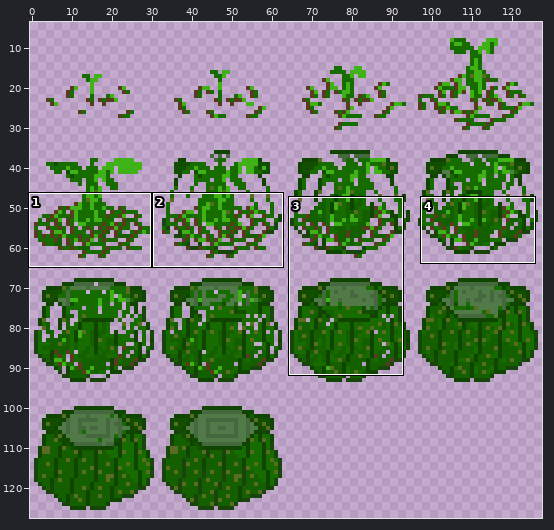
A sprite sheet gets an edit: Assets/Sprites/Towers/Vine Branch/Vine Crawler Construction SpriteSheet.png. Above: a wide view before the commit, with the close-up outlined.
Close-up. Earlier state:
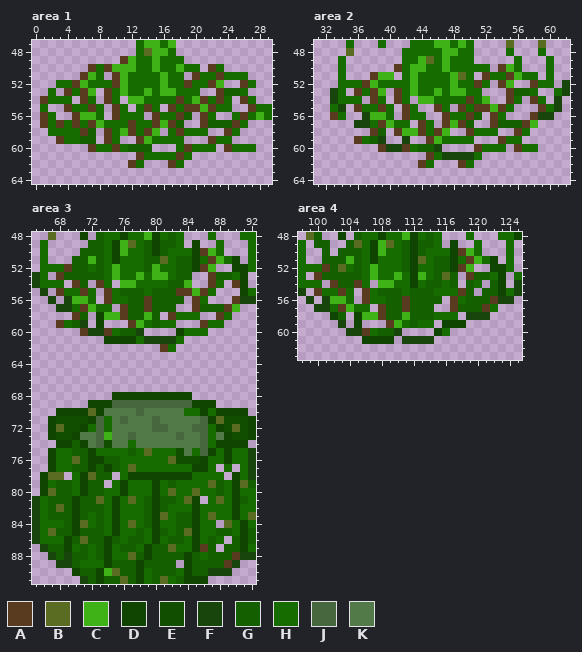
The file is 128x128 pixels. Colours within 5 levels of each other are drawn and written as one. Shown: area 1: x 0..29, y 47..64; area 2: x 31..62, y 47..64; area 3: x 65..92, y 48..91; area 4: x 98..125, y 48..63. The wide view leaves out empty margins. The commit also changed other parts of the picture, which this record leaves out.
Palette (. is transparent): A #593b20  B #596c22  C #3fb217  D #0f4500  E #114e00  F #17450b  G #145f00  H #176c00  J #46683e  K #527948
Pixels before, area 1, first column x 1:
47 ............HCCHC............
48 ............HBCCH............
49 ..........ACHHCHHH...........
50 ......AHACCCHHCHHCHH.AH......
51 .....ACH.ACHHHHCHH.AHHAHHH...
52 ..HHACHHHACHHHHCHHAHHAC..AH..
53 .H.AHAC.AHCHHCHCCHHH..AGGH...
54 AHHH.AH.AH.CCHHHHAHCAHAH.AH..
55 H..AHHAH.AH.HAH.AHAACAHH..AHH
56 AH..ACCH.AHHH.AHHAG.AH..HAHCH
57 AHAHAHACHHHAHHACAG..AGGGAH...
58 .HHHHAG.AHCAHAC.HAHHH..AH....
59 ..AHHGG.AH..ACHHHH...AHH.....
60 ......AHHAHGGG...HAHHH.AHHH..
61 ............AHHHHAH..........
62 ...........AH...AH...........
Pixels before, area 2, first column x 33:
47 ..H...H...HHHCCHCH....B...B...
48 ..B......HHHHHCCHH....H...H...
49 .H.......HHCBHCHHH.....H...H..
50 .H......AHCCHHCHHHHH.ACH...H..
51 .H...ACC.HCHHHHCBH.AHHACHH.H..
52 .HHHACHHHHCHHHHCHHAH.AC..AHH.F
53 FH.AHAC.AHCHHCHCCHH...AGGH..HF
54 FHHH.AH.AH.CCHHHHAHC..AH.AH.F.
55 HF.AHHAH.AH..AH.AHAACAH...AHF.
56 AH..FCCH.AHH..AHHAG.AH...AFF..
57 ...FFHACHH.AH.ACAG..AGGGAC....
58 .....AG.ACCAHAC..AHHH..AH.....
59 ...AHGF..F..ACHHHH...AHH......
60 ......AFFAHGGF....AHHH.AHH....
61 ............AHFFFFH...........
62 ...........AH...AH............
Pixels before, area 3, first column x 65:
48 ..B...D.GHHDHHCDHGH...H...HH
49 .H.....GGHDCBHGDGGH.D..H...H
50 .H....GGGHDCHHGDGHHHDACH...H
51 .H...GGCGHDHHHGGBHGGDHACHD.H
52 .HHHAGGHGHCHHHGCHHGGDAC..DDH
53 FH.AGGGGGHCHHCHCCHGG..AGGHD.
54 FHHH.AG.AH.CCHHHHGGC..AH.AD.
55 .F.AHHAH.AHGGGHGGGAACAH...DH
56 ..F.FCCH.AHHGGAGGGG.AH...AFF
57 ...FFHACHH.AGGAGGG..AGGGAC..
58 .....AG.DCCAGGCG.AHHH..AH...
59 ...AHGF.D...ACHGHH...AHH....
60 ......AFFAHGGF....DHHH......
61 .........DDDDHFFFFH.........
62 ................AH..........
63 ............................
64 ............................
65 ............................
66 ............................
67 ............................
68 ..........DDDDDDDDDD........
69 .......DDDJJJJJJJJJJDDD.....
70 ...DDDDBDKKKKJKKKKKHHDHDDDD.
71 ..DEEEEDJHKJKKKJKKKKKJDBEEED
72 ..DBEEDHJHKKKKKJJKKKJJHDEBED
73 ..DEEDKKJCKKJKKKKKJKKJHKDEED
74 ...DDGDKJEKKHKKKKKKKKJHDDDD.
75 ..DHHGGDHHHHGHBHHHEKHJDHDHHF
76 ..DHHBGDDGGHHHHHHBEEEDHHDHHF
77 ..DHHGGDGDGHBHHHHHHHDDH.H.HF
78 .DBB.HDBGG.HDDDDDDDDHHHH.DHF
79 .DHGGHDGG.HDHHHDHGHHHHBGHDBG
80 .DBGGHDGGHHDHHHDHBHHBHHGHDHH
81 FHGGGDGGBHDHBHGDGGHBD.HBHDGH
82 FHGBGDGGGHDHHHGDGHHHDHHHHDHH
83 FHGGGDGHGHDHHHGDBHGGDHBHHDHB
84 FHHHGDBHGHDHBHGDHHGGDHH.BHDH
85 FHBGGDGGGHDHHGHDGHGBDHHGGHDG
86 FHHHDGBGGDGHGGHDHGGHDHGH.GDG
87 .FGGDHGHGDHGGHDGGBHHDAG.GGDH
88 ..FGFGGHGDHHBGDGGGGDGHGGGAFF
89 ...FFGHHHDGGGDGGGG.DGGGGAF..
90 .....DGGDCBGGDHGGGHDGGFFF...
91 ......FGDGGBGDHGBHGDDD......
Pixels before, area 4, first column x 98:
48 .BG..D.GHHDHHCDHGH...H...HHD
49 H.GG..GBHDCBHGDGGH.D..H...H.
50 H..G.GGGHDCHHGDGHHHDACH...H.
51 H..GGGCGHDHHHGDBHGGDHACHD.H.
52 HHHAGBHGHCHHHGDHHGGDAC..DDH.
53 H.AGGGGGHCHHCHDCHGBG.AGGHD.H
54 HHH.AGGAH.CCHHDHGGHG.GH.GD.F
55 F.AHHAH.AHGGGHGGGHHHAG.GGDHF
56 .F.FCCH.AHHGGAGGGG.AHGGGAFF.
57 ..FFHACHH.AGGAGGG..AGGGAH...
58 ....DG.DCCAGGCGGGHHH.FFF....
59 .....F.D...ACHGHH.DDD.......
60 ......FFAHGGF....DH.........
61 ........DDDD.FFFF...........
And afterwards:
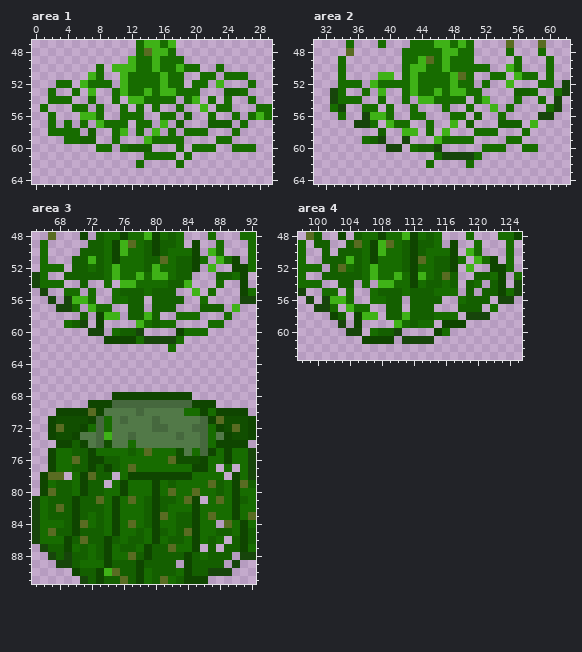
What changed:
Area 1:
Colour A is gone in row 49 at x 11; in row 50 at x 7, 9 and 22; in row 51 at x 6, 10, 20 and 23; in row 52 at x 5, 10, 19, 22 and 26; in row 53 at x 4, 6, 9 and 23; in row 54 at x 1, 6, 9, 18, 21, 23 and 26.
Colour A is gone in row 55 at x 4, 7, 10, 14, 17, 19 to 20, 22 and 27; in row 56 at x 1, 5, 10, 15, 18, 21 and 26; in row 57 at x 1, 3, 5, 7, 12, 15, 17, 21 and 25; in row 58 at x 6, 9, 12, 14, 18 and 24; in row 59 at x 3, 9, 13 and 22; in row 60 at x 7, 10, 19 and 24.
Colour A is gone in row 61 at x 13 and 18; in row 62 at x 12 and 17.
Area 2:
Colour A is gone in row 50 at x 41 and 54; in row 51 at x 38, 52 and 55; in row 52 at x 37, 51, 54 and 58; in row 53 at x 36, 38, 41 and 55; in row 54 at x 38, 41, 50, 55 and 58; in row 55 at x 36, 39, 42, 46, 49, 51 to 52, 54 and 59.
Colour A is gone in row 56 at x 33, 42, 47, 50, 53 and 58; in row 57 at x 39, 44, 47, 49, 53 and 57; in row 58 at x 38, 41, 44, 46, 50 and 56; in row 59 at x 36, 45 and 54; in row 60 at x 39, 42, 51 and 56; in row 61 at x 45.
Colour A is gone in row 62 at x 44 and 49.
Area 3:
Colour A is gone in row 50 at x 86; in row 51 at x 87; in row 52 at x 69 and 86; in row 53 at x 68 and 87; in row 54 at x 70, 73, 87 and 90; in row 55 at x 68, 71, 74, 83 to 84 and 86.
Colour A is gone in row 56 at x 74, 79, 85 and 90; in row 57 at x 71, 76, 79, 85 and 89; in row 58 at x 70, 76, 82 and 88; in row 59 at x 68, 77 and 86; in row 60 at x 71 and 74; in row 62 at x 81.
Colour A is gone in row 87 at x 86; in row 88 at x 90; in row 89 at x 89.
Area 4:
Colour A is gone in row 50 at x 118; in row 51 at x 119; in row 52 at x 101 and 118; in row 53 at x 100 and 119; in row 54 at x 102 and 105; in row 55 at x 100, 103, 106 and 118.
Colour A is gone in row 56 at x 106, 111, 117 and 122; in row 57 at x 103, 108, 111, 117 and 121; in row 58 at x 108; in row 59 at x 109; in row 60 at x 106.
